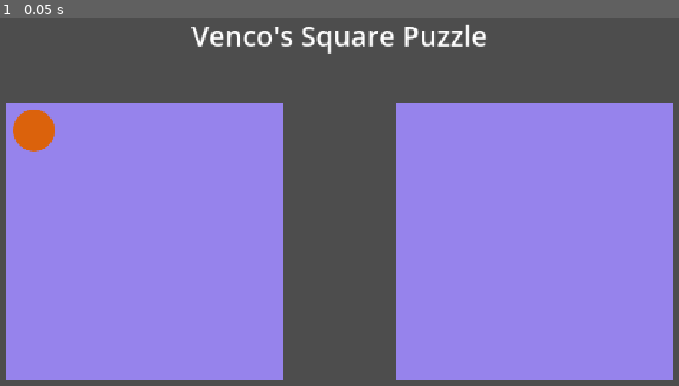
Above: before the commit, frame 1.
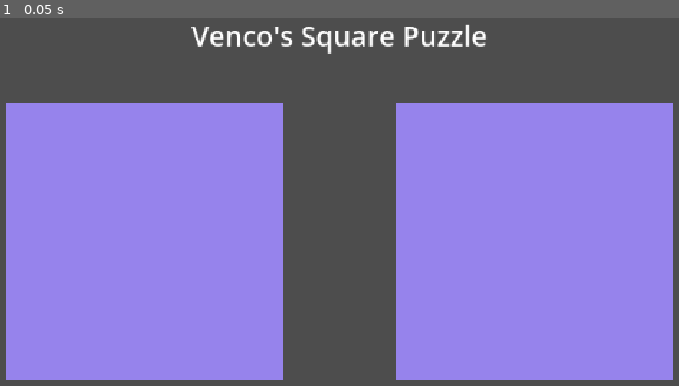
Above: after the commit, the same moment.

Repository: V3NCO/Arcade-Puzzle
Game: Godot game, scene res://Scenes/Ingame_Menu.tscn
The game is run twice, just before and just after one commit, with the same random seed, the same clock (stepped at 60 frames per second) and the same inputs. Before the commit the project starts from res://Ingame_Menu.tscn.
Inputs:
- Up to frame 1 (0.05 s): no input

The runs differ from the first frame. In frame 1, 0.6% of the frame differs, in the area x 1-9%, y 25-37%.

Commit message:
Tidy and figure out tilemap

Diff:
--- a/Ingame_Menu.tscn
+++ b/Scenes/Ingame_Menu.tscn
@@ -1,19 +1,13 @@
-[gd_scene load_steps=7 format=3 uid="uid://bum60vuk0axb6"]
+[gd_scene load_steps=4 format=3 uid="uid://bum60vuk0axb6"]
 
-[ext_resource type="Script" uid="uid://c0h02kimdoun5" path="res://ingame_menu.gd" id="1_6myt1"]
-[ext_resource type="Texture2D" uid="uid://bkuc1sr16y8ps" path="res://images/circle.svg" id="1_suhu1"]
-[ext_resource type="Script" uid="uid://0ppkg6y8xbob" path="res://sprite_2d.gd" id="2_6myt1"]
+[ext_resource type="TileSet" uid="uid://iaw0cjpddc8b" path="res://TileSet/Yes.tres" id="1_tvkdg"]
 
 [sub_resource type="Theme" id="Theme_2opte"]
 
 [sub_resource type="LabelSettings" id="LabelSettings_0xk7v"]
 font_size = 40
 
-[sub_resource type="TileSet" id="TileSet_2opte"]
-tile_size = Vector2i(80, 80)
-
 [node name="Node2D" type="Node2D"]
-script = ExtResource("1_6myt1")
 
 [node name="Control" type="Control" parent="."]
 layout_mode = 3
@@ -64,9 +58,4 @@
 
 [node name="TileMapLayer" type="TileMapLayer" parent="."]
 position = Vector2(96, 124)
-tile_set = SubResource("TileSet_2opte")
-
-[node name="Sprite2D" type="Sprite2D" parent="."]
-position = Vector2(136, 164)
-texture = ExtResource("1_suhu1")
-script = ExtResource("2_6myt1")
+tile_set = ExtResource("1_tvkdg")
--- /dev/null
+++ b/TileSet/Yes.tres
@@ -0,0 +1,105 @@
+[gd_resource type="TileSet" load_steps=3 format=3 uid="uid://iaw0cjpddc8b"]
+
+[ext_resource type="Texture2D" uid="uid://cn18oyhi0ayej" path="res://images/vectors/tiles.svg" id="1_t77m7"]
+
+[sub_resource type="TileSetAtlasSource" id="TileSetAtlasSource_iwwli"]
+texture = ExtResource("1_t77m7")
+texture_region_size = Vector2i(80, 80)
+0:0/0 = 0
+1:0/0 = 0
+2:0/0 = 0
+3:0/0 = 0
+4:0/0 = 0
+6:0/0 = 0
+7:0/0 = 0
+8:0/0 = 0
+12:0/0 = 0
+17:0/0 = 0
+22:0/0 = 0
+0:1/0 = 0
+1:1/0 = 0
+2:1/0 = 0
+3:1/0 = 0
+4:1/0 = 0
+5:1/0 = 0
+6:1/0 = 0
+7:1/0 = 0
+8:1/0 = 0
+9:1/0 = 0
+11:1/0 = 0
+12:1/0 = 0
+13:1/0 = 0
+17:1/0 = 0
+20:1/0 = 0
+21:1/0 = 0
+22:1/0 = 0
+23:1/0 = 0
+24:1/0 = 0
+0:2/0 = 0
+1:2/0 = 0
+2:2/0 = 0
+3:2/0 = 0
+4:2/0 = 0
+5:2/0 = 0
+6:2/0 = 0
+7:2/0 = 0
+8:2/0 = 0
+9:2/0 = 0
+11:2/0 = 0
+12:2/0 = 0
+13:2/0 = 0
+15:2/0 = 0
+16:2/0 = 0
+17:2/0 = 0
+18:2/0 = 0
+19:2/0 = 0
+20:2/0 = 0
+21:2/0 = 0
+22:2/0 = 0
+23:2/0 = 0
+24:2/0 = 0
+0:3/0 = 0
+1:3/0 = 0
+2:3/0 = 0
+3:3/0 = 0
+4:3/0 = 0
+5:3/0 = 0
+6:3/0 = 0
+7:3/0 = 0
+8:3/0 = 0
+9:3/0 = 0
+10:3/0 = 0
+11:3/0 = 0
+12:3/0 = 0
+13:3/0 = 0
+14:3/0 = 0
+16:3/0 = 0
+17:3/0 = 0
+18:3/0 = 0
+20:3/0 = 0
+21:3/0 = 0
+22:3/0 = 0
+23:3/0 = 0
+24:3/0 = 0
+0:4/0 = 0
+1:4/0 = 0
+2:4/0 = 0
+3:4/0 = 0
+4:4/0 = 0
+6:4/0 = 0
+7:4/0 = 0
+8:4/0 = 0
+10:4/0 = 0
+11:4/0 = 0
+12:4/0 = 0
+13:4/0 = 0
+14:4/0 = 0
+16:4/0 = 0
+18:4/0 = 0
+21:4/0 = 0
+22:4/0 = 0
+23:4/0 = 0
+
+[resource]
+tile_size = Vector2i(80, 80)
+sources/0 = SubResource("TileSetAtlasSource_iwwli")
--- a/images/circle.svg
+++ /dev/null
@@ -1,3 +0,0 @@
-<svg width="80" height="80" viewBox="0 0 80 80" fill="none" xmlns="http://www.w3.org/2000/svg">
-<circle cx="40" cy="40" r="30" fill="#DB620C"/>
-</svg>
--- a/images/polygon.svg
+++ /dev/null
@@ -1,3 +0,0 @@
-<svg width="80" height="80" viewBox="0 0 80 80" fill="none" xmlns="http://www.w3.org/2000/svg">
-<path d="M40.0683 10L69.9782 32.9089L58.5536 69.9763H21.5829L10.1584 32.9089L40.0683 10Z" fill="#DB620C"/>
-</svg>
--- a/images/square.svg
+++ /dev/null
@@ -1,3 +0,0 @@
-<svg width="80" height="80" viewBox="0 0 80 80" fill="none" xmlns="http://www.w3.org/2000/svg">
-<rect x="10" y="10" width="60" height="60" fill="#DB620C"/>
-</svg>
--- a/images/star.svg
+++ /dev/null
@@ -1,3 +0,0 @@
-<svg width="80" height="80" viewBox="0 0 80 80" fill="none" xmlns="http://www.w3.org/2000/svg">
-<path d="M40.0155 10L47.0893 32.9039H69.9804L51.4611 47.0592L58.5348 69.9631L40.0155 55.8077L21.4962 69.9631L28.57 47.0592L10.0507 32.9039H32.9418L40.0155 10Z" fill="#DB620C"/>
-</svg>
--- a/images/triangle.svg
+++ /dev/null
@@ -1,10 +0,0 @@
-<svg width="80" height="80" viewBox="0 0 80 80" fill="none" xmlns="http://www.w3.org/2000/svg">
-<g clip-path="url(#clip0_1_13)">
-<path d="M39.9886 10L69.959 70H10.0182L39.9886 10Z" fill="#DB620C"/>
-</g>
-<defs>
-<clipPath id="clip0_1_13">
-<rect width="80" height="80" fill="white"/>
-</clipPath>
-</defs>
-</svg>
--- /dev/null
+++ b/images/vectors/tiles.svg
@@ -0,0 +1,19 @@
+<svg width="400" height="80" viewBox="0 0 400 80" fill="none" xmlns="http://www.w3.org/2000/svg">
+<g clip-path="url(#clip0_6_2)">
+<rect x="10" y="10" width="60" height="60" fill="#DB620C"/>
+<circle cx="120" cy="40" r="30" fill="#DB620C"/>
+<g clip-path="url(#clip1_6_2)">
+<path d="M199.989 10L229.959 70H170.018L199.989 10Z" fill="#DB620C"/>
+</g>
+<path d="M280.016 10L287.089 32.9039H309.98L291.461 47.0592L298.535 69.9631L280.016 55.8077L261.496 69.9631L268.57 47.0592L250.051 32.9039H272.942L280.016 10Z" fill="#DB620C"/>
+<path d="M360.068 10L389.978 32.9089L378.554 69.9763H341.583L330.158 32.9089L360.068 10Z" fill="#DB620C"/>
+</g>
+<defs>
+<clipPath id="clip0_6_2">
+<rect width="400" height="80" fill="white"/>
+</clipPath>
+<clipPath id="clip1_6_2">
+<rect width="80" height="80" fill="white" transform="translate(160)"/>
+</clipPath>
+</defs>
+</svg>
--- a/ingame_menu.gd
+++ /dev/null
@@ -1 +0,0 @@
-extends Node2D
--- a/new_circle_shape_2d.tres
+++ /dev/null
@@ -1,3 +0,0 @@
-[gd_resource type="CircleShape2D" format=3 uid="uid://nhnc3uqaur4h"]
-
-[resource]
--- a/sprite_2d.gd
+++ /dev/null
@@ -1 +0,0 @@
-extends Sprite2D
Not shown: 1 places in Test.tscn that only renumber resources
Not shown, removed: images/circle.svg.import
Not shown, removed: images/polygon.svg.import
Not shown, removed: images/square.svg.import
Not shown, removed: images/triangle.svg.import
Not shown, changed: images/vectors/tiles.svg.import
Not shown, removed: ingame_menu.gd.uid
Not shown, removed: sprite_2d.gd.uid
